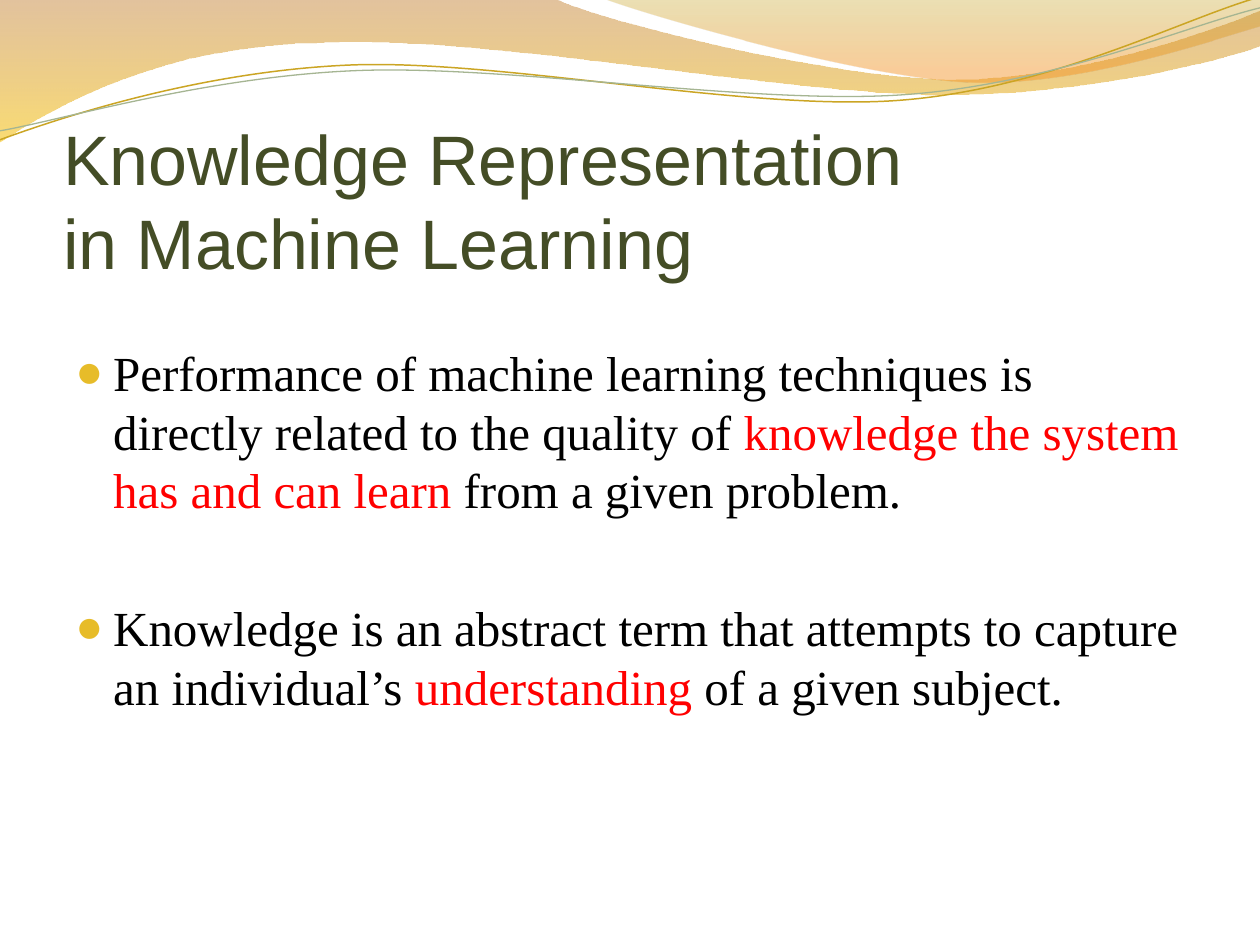
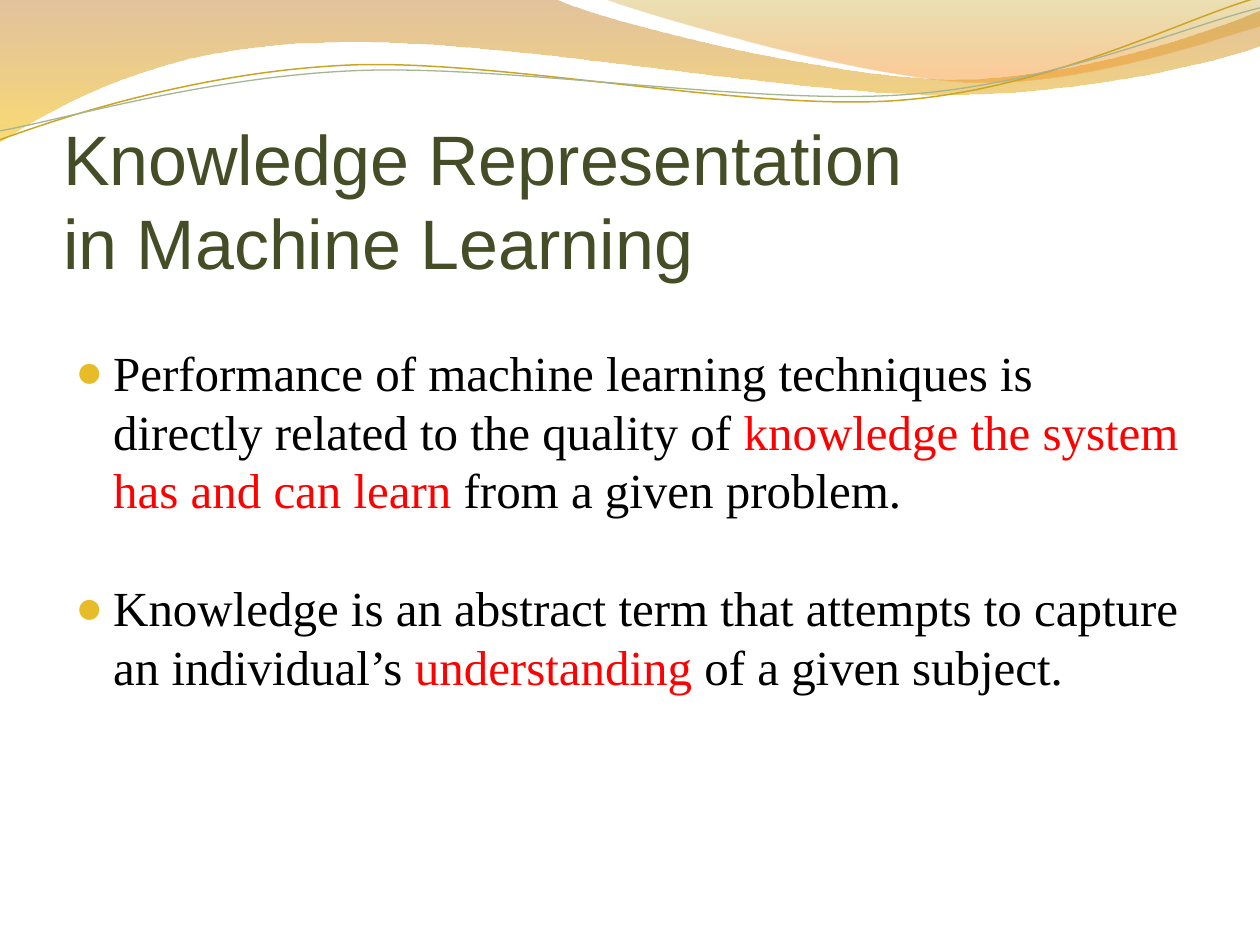
Before and after one commit to M-HassanRaza724/CS, a slide deck: slide 2 of 5th Sem/Material/SC/UET CS - Slides Fuzzy Logic An Introduction - Talha Waheed.pptx. Drawn at 1260x945 pixels with LibreOffice and Linux fonts; fonts in the diff are those of the drawing; background and template pictures are left out. Boxes give left, top, right and bottom in pixels: in the first picture for what was removed or moved away, otherwise in the second. Text is boxed around its words. In the diff, an @@ line names an element or a change of style, - is before the commit and + after.

```diff
--- a/5th Sem/Material/SC/UET CS - Slides Fuzzy Logic An Introduction - Talha Waheed.pptx
+++ b/5th Sem/Material/SC/UET CS - Slides Fuzzy Logic An Introduction - Talha Waheed.pptx
@@ text "Performance of machine learning techniques ..." at bbox=[113, 356, 1179, 695]: less space between paragraphs @@
```
Also in this commit, not shown: 23 other slides changed, 1 slide added, 1 slide removed, 6 other files.
